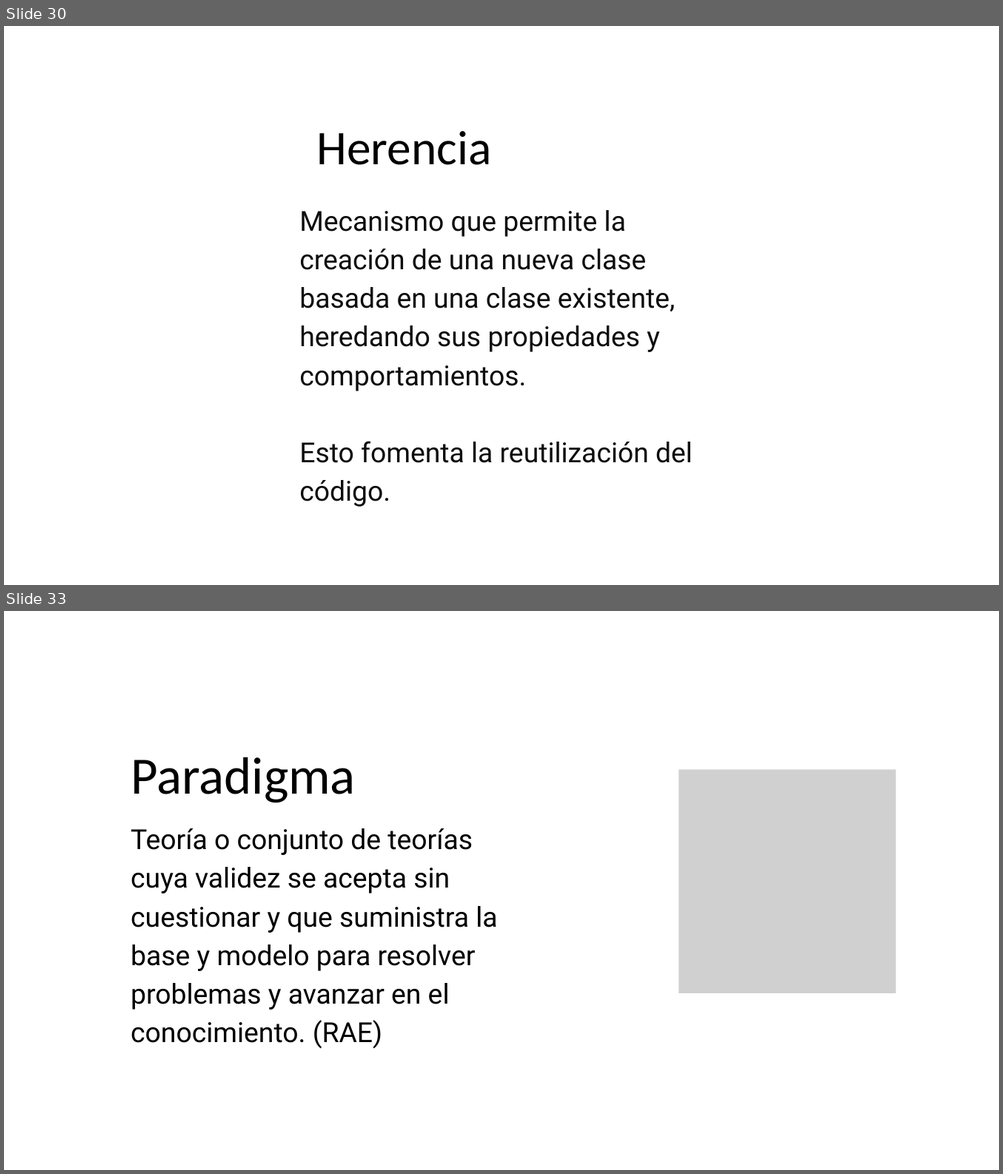
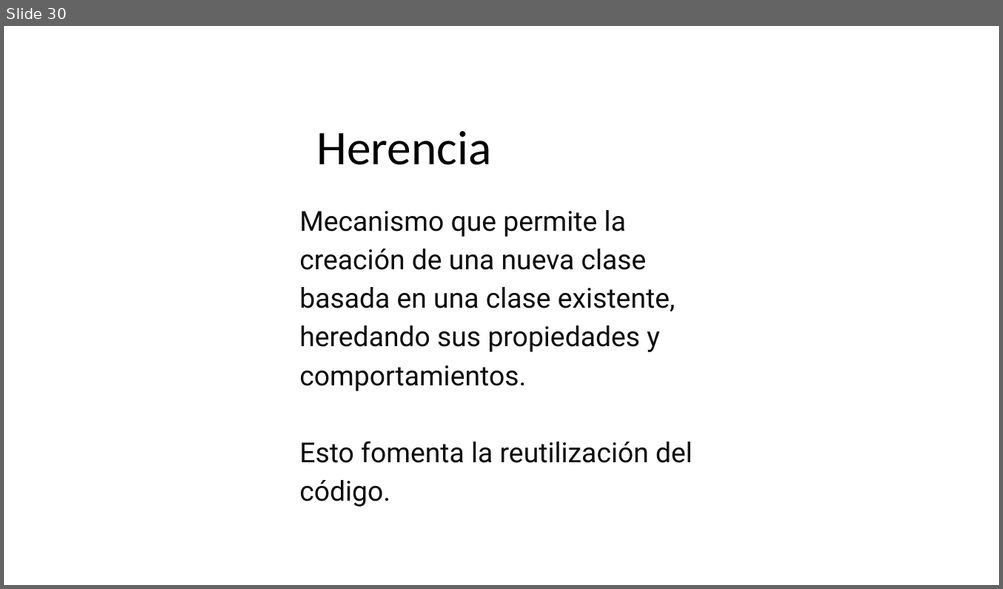
Before and after one commit to JuanRos1984/PresentacionAPP_POO, a slide deck: Presentacion POO APP.pptx. Shown one above the other, each under a label of ours: slides 30 and 33 before the commit, slide 30 after it; the slides between them are not shown. The pictures are 1003x1174 and 1003x589 pixels, drawn with LibreOffice and Linux fonts; fonts in the diff are those of the drawing; grey boxes stand for pictures. Boxes give left, top, right and bottom in pixels: in the first picture for what was removed or moved away, otherwise in the second. Text is boxed around its words. In the diff, an @@ line names an element or a change of style, - is before the commit and + after.

```diff
--- a/Presentacion POO APP.pptx
+++ b/Presentacion POO APP.pptx
@@ slide 33 removed at (4, 611, 999, 1170), background #FFFFFF @@
@@ text removed at (131, 757, 356, 803) @@
-Paradigma
@@ picture removed at (678, 769, 895, 994) @@
@@ text removed at (131, 829, 497, 1049) @@
-Teoría o conjunto de teorías cuya validez se acepta sin cuestionar y que suministra la base y modelo para resolver problemas y avanzar en el conocimiento. (RAE)
```
Also in this commit, not shown: 1 slide changed, 9 slides added, 13 other slides removed, 28 other files.
